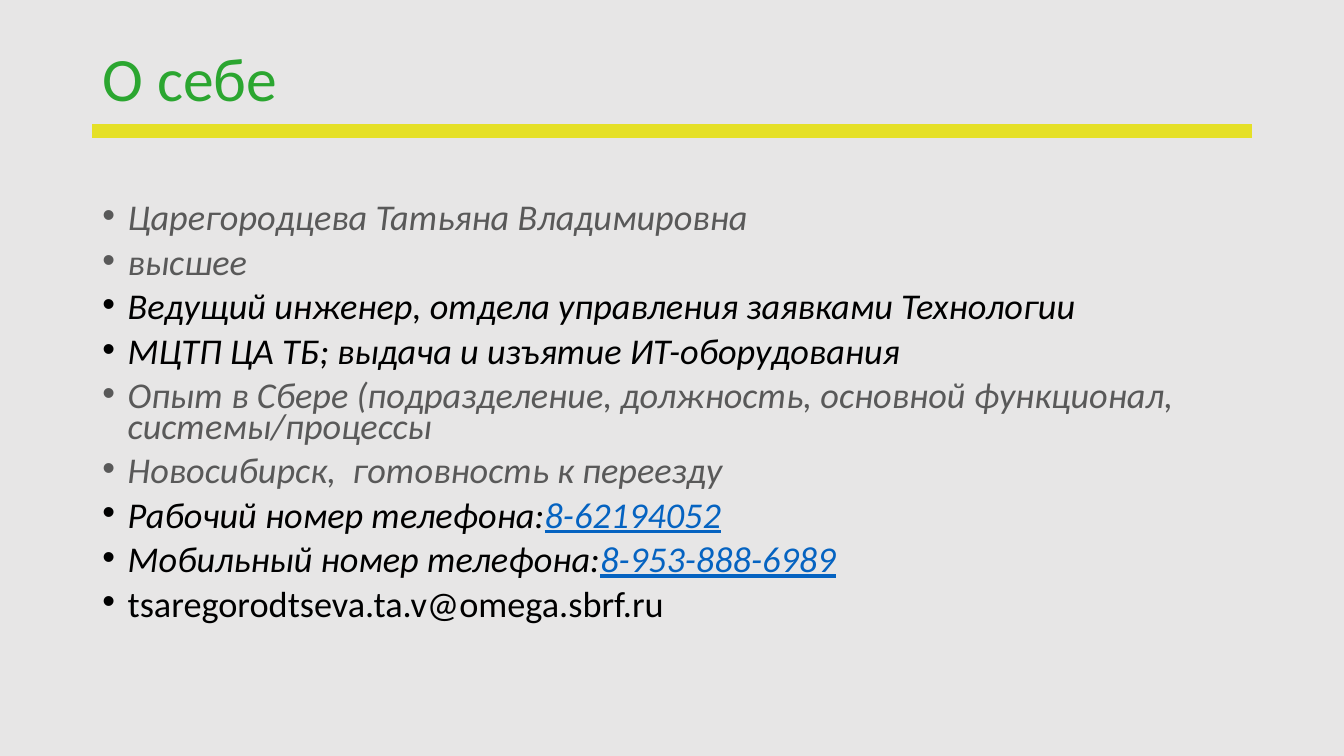
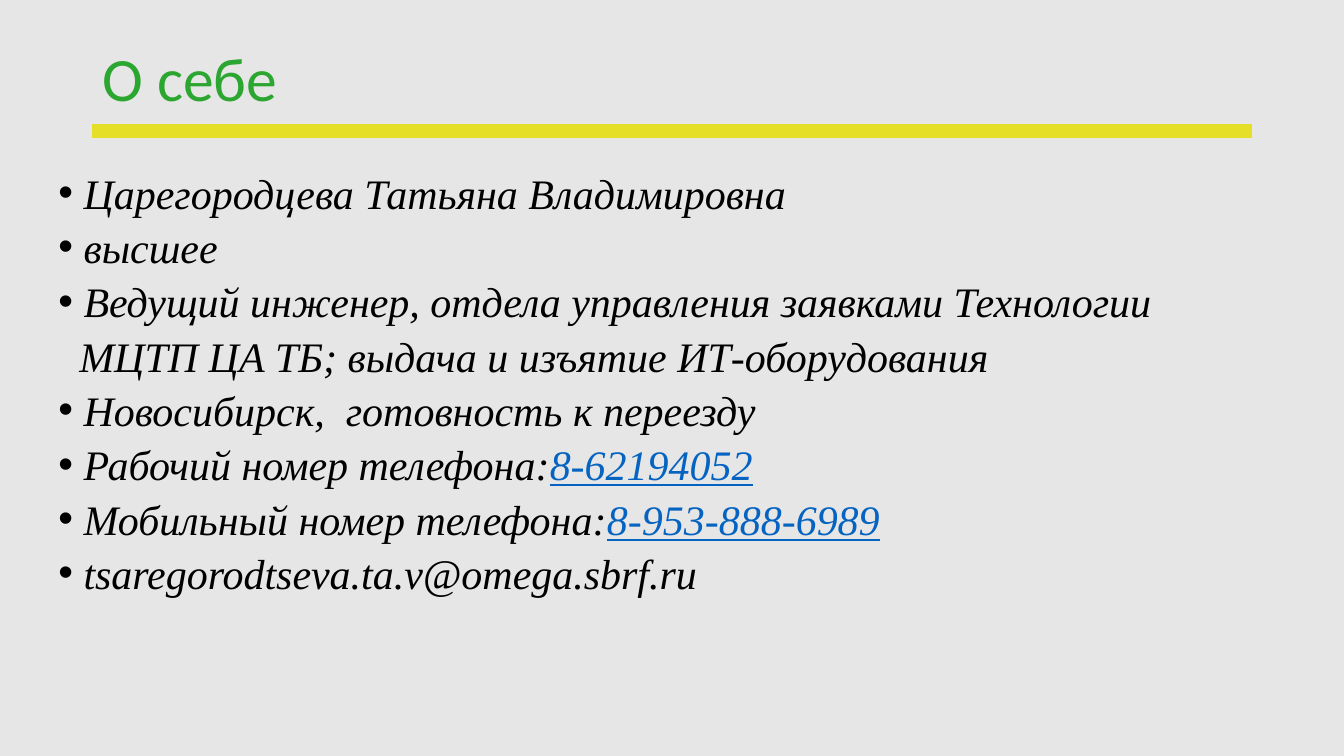
Before and after one commit to Tatiana-tsar/homework, a slide deck: slide 2 of ПЕРЕЗАПУСК_Data Analyst_Царегородцева Татьяна Владимировна.pptx. Drawn at 1344x756 pixels with LibreOffice and Linux fonts; fonts in the diff are those of the drawing; background and template pictures are left out. Boxes give left, top, right and bottom in pixels: in the first picture for what was removed or moved away, otherwise in the second. Text is boxed around its words. In the diff, an @@ line names an element or a change of style, - is before the commit and + after.

```diff
--- a/ПЕРЕЗАПУСК_Data Analyst_Царегородцева Татьяна Владимировна.pptx
+++ b/ПЕРЕЗАПУСК_Data Analyst_Царегородцева Татьяна Владимировна.pptx
@@ text "Царегородцева Татьяна Владимировна": place and size @@
-text "Царегородцева Татьяна Владимировна" at (128, 207, 1173, 624)
+text "Царегородцева Татьяна Владимировна" at (79, 180, 1151, 597)
@@ text "Царегородцева Татьяна Владимировна" at (79, 180, 1151, 597): size 25.9 to 30 pt, font Calibri to Times New Roman; text colour #595959 to #000000 in "Царегородцева Татьяна Владимировна", "высшее", "Новосибирск, готовность к переезду"; italic on in "tsaregorodtseva.ta.v@omega.sbrf.ru"; line spacing 0.7 to 0.8; bullet • to none @@
@@ text at (128, 382, 1173, 445): paragraph removed @@
-• Опыт в Сбере (подразделение, должность, основной функционал, системы/процессы
```
Also in this commit, not shown: 5 other slides changed, 2 other files.
